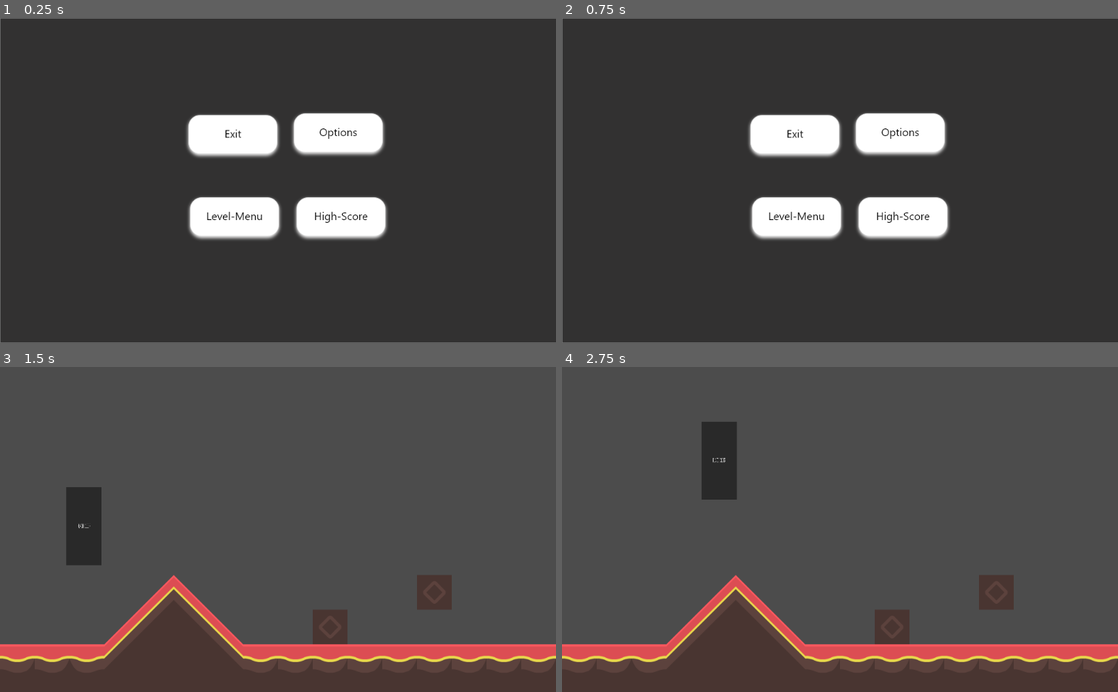
Above: before the commit, frames 1-4 (two rows, left to right).
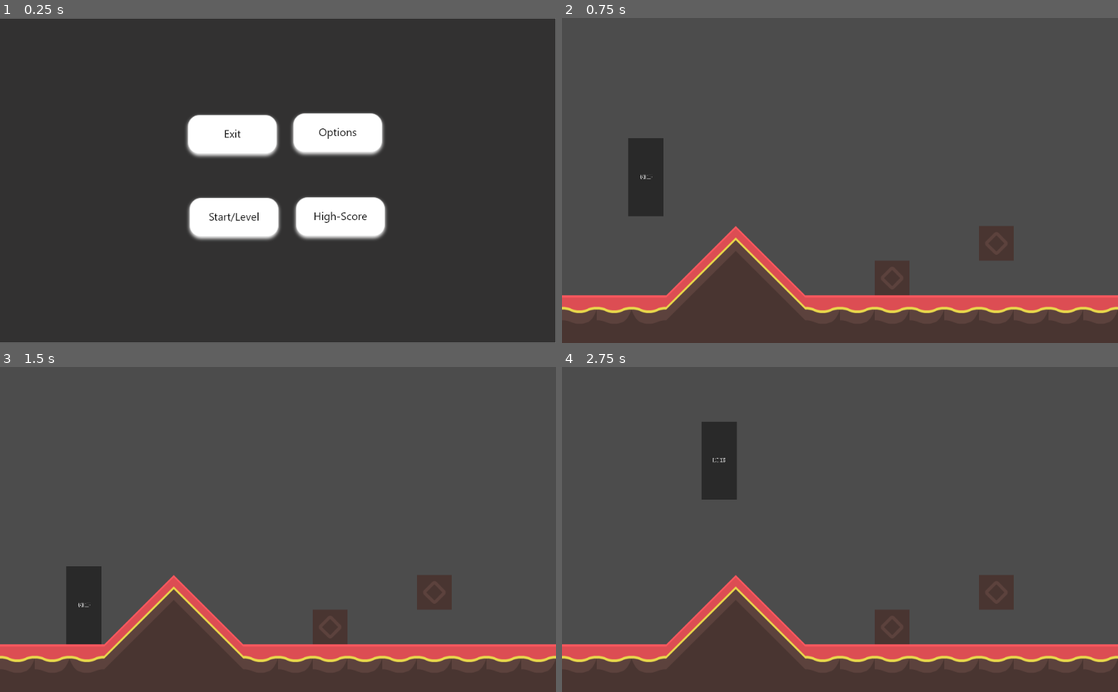
Above: after the commit, the same moments.

Repository: INF19IT2/2d-Jump-n-Run-SE
Game: Godot game, scene res://Scenes/MainScene/MainScene.tscn
Same seed, same stepped clock (60 frames per second), same inputs: the game is played once before the commit and once after it.
Inputs (mouse positions are in pixels of both pictures, inside the frame that each line leads up to):
- Up to frame 1 (0.25 s): no input
- Up to frame 2 (0.75 s): click (795, 219) at 0.52 s
- Up to frame 3 (1.5 s): click (339, 484) at 1.27 s
- Up to frame 4 (2.75 s): hold D (move_right) from 2.03 s (still down); tap W (move_up) at 2.27 s

The runs differ from the first frame. In frame 1, 0.9% of the frame differs, in the area x 0-100%, y 0-100%; in frame 2, 87%; in frame 3, 3.0%; in frame 4, nothing differs.

Commit message:
On branch mainscreen_fix Changes to be committed: 	modified:   2d-Jump-n-Run-SE/Scenes/MainScene/MainScene.tscn 	modified:   2d-Jump-n-Run-SE/Scripts/MainScene_Interaction/MainScene.gd 	deleted:    2d-Jump-n-Run-SE/imagesFiles/Main_Scene/Level-Menu_Button.png 	new file:   2d-Jump-n-Run-SE/imagesFiles/Main_Scene/StartLevel_Button.png 	renamed:    2d-Jump-n-Run-SE/imagesFiles/Main_Scene/Level-Menu_Button.png.import -> 2d-Jump-n-Run-SE/imagesFiles/Main_Scene/StartLevel_Button.png.import

Diff:
--- a/2d-Jump-n-Run-SE/Scenes/MainScene/MainScene.tscn
+++ b/2d-Jump-n-Run-SE/Scenes/MainScene/MainScene.tscn
@@ -4,12 +4,13 @@
 [ext_resource path="res://imagesFiles/Main_Scene/grey_background.png" type="Texture" id=2]
 [ext_resource path="res://imagesFiles/Main_Scene/Exit_Button.png" type="Texture" id=3]
 [ext_resource path="res://imagesFiles/Main_Scene/Options_Button.png" type="Texture" id=4]
-[ext_resource path="res://imagesFiles/Main_Scene/Level-Menu_Button.png" type="Texture" id=5]
+[ext_resource path="res://imagesFiles/Main_Scene/StartLevel_Button.png" type="Texture" id=5]
 [ext_resource path="res://Scripts/MainScene_Interaction/MainScene.gd" type="Script" id=6]
 
 [node name="MainScene" type="TextureRect"]
-margin_right = 40.0
-margin_bottom = 40.0
+margin_left = -1.26001
+margin_right = 1023.74
+margin_bottom = 600.0
 texture = ExtResource( 2 )
 script = ExtResource( 6 )
 __meta__ = {
@@ -33,13 +34,6 @@
 margin_bottom = 415.417
 texture_normal = ExtResource( 1 )
 
-[node name="LevelMenuButton" type="TextureButton" parent="."]
-margin_left = 341.291
-margin_top = 325.417
-margin_right = 523.291
-margin_bottom = 415.417
-texture_normal = ExtResource( 5 )
-
 [node name="OptionsButton" type="TextureButton" parent="."]
 margin_left = 531.779
 margin_top = 169.852
@@ -49,5 +43,15 @@
 __meta__ = {
 "_edit_use_anchors_": false
 }
+
+[node name="StartLevelButton" type="TextureButton" parent="."]
+margin_left = 341.438
+margin_top = 326.319
+margin_right = 523.438
+margin_bottom = 416.319
+texture_normal = ExtResource( 5 )
+__meta__ = {
+"_edit_use_anchors_": false
+}
 [connection signal="pressed" from="ExitButton" to="." method="_on_ExitButton_pressed"]
-[connection signal="pressed" from="OptionsButton" to="." method="_on_OptionsButton_pressed"]
+[connection signal="pressed" from="StartLevelButton" to="." method="_on_StartLevelButton_pressed"]
--- a/2d-Jump-n-Run-SE/Scripts/MainScene_Interaction/MainScene.gd
+++ b/2d-Jump-n-Run-SE/Scripts/MainScene_Interaction/MainScene.gd
@@ -16,11 +16,11 @@
 #	pass
 
 
-func _on_OptionsButton_pressed():
-	get_tree().change_scene("res://Scenes/First_Level/First_Level.tscn")
+func _on_ExitButton_pressed():
+	get_tree().quit()
 	pass # Replace with function body.
 
 
-func _on_ExitButton_pressed():
-	get_tree().quit()
+func _on_StartLevelButton_pressed():
+	get_tree().change_scene("res://Scenes/First_Level/First_Level.tscn")
 	pass # Replace with function body.
Binary file removed: 2d-Jump-n-Run-SE/imagesFiles/Main_Scene/Level-Menu_Button.png
Binary file added: 2d-Jump-n-Run-SE/imagesFiles/Main_Scene/StartLevel_Button.png
Not shown, changed: 2d-Jump-n-Run-SE/imagesFiles/Main_Scene/StartLevel_Button.png.import
